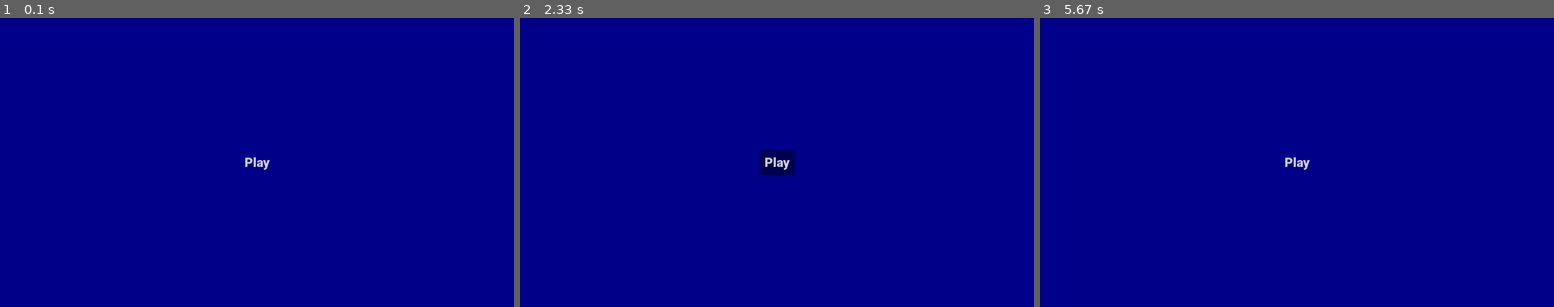
Above: before the commit, frames 1-3 (left to right).
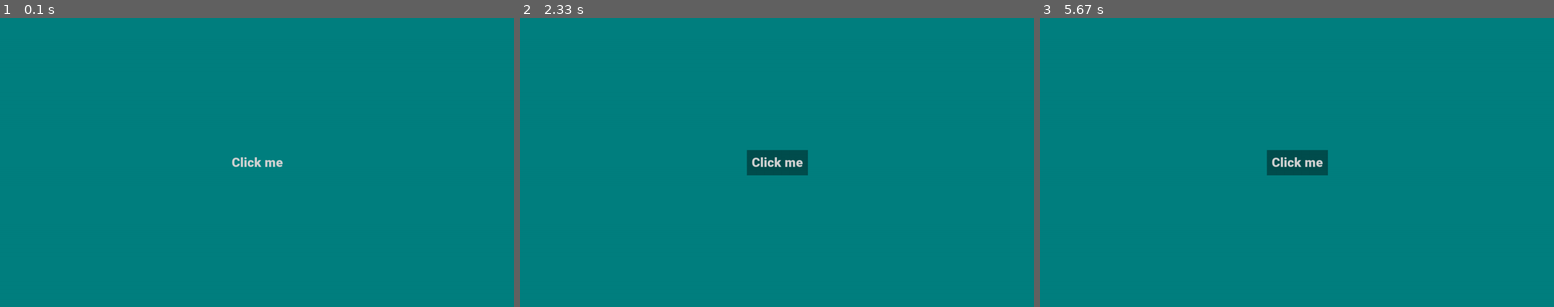
Above: after the commit, the same moments.

Repository: PraneethJain/PyGame-GUI
Game: pygame game, started from src/main.py
Same seed, same stepped clock (60 frames per second), same inputs: the game is played once before the commit and once after it.
Inputs (mouse positions are in pixels of both pictures, inside the frame that each line leads up to):
- Up to frame 1 (0.1 s): no input
- Up to frame 2 (2.33 s): click (777, 162) at 0.38 s; click (777, 182) at 0.72 s; click (777, 162) at 2.05 s, where only the run after the commit has a clickable "Click me"
- Up to frame 3 (5.67 s): click (1271, 237) at 2.38 s; click (1297, 162) at 3.22 s, where only the run after the commit has a clickable "Click me"; click (1430, 136) at 3.55 s; click (1317, 150) at 5.38 s

The runs differ from the first frame. In frame 1, 100% of the frame differs, in the area x 0-100%, y 0-100%; in frame 2, 100%; in frame 3, 100%.

Commit message:
Update project structure

Diff:
--- a/src/main.py
+++ b/src/main.py
@@ -1,17 +1,30 @@
 import sys
-from button import *
+from settings import *
+from button import Button
 
 
-def handle_events(events: list) -> None:
-    for event in events:
-        if event.type == pg.QUIT:
-            pg.quit()
-            sys.exit()
+class Window:
+    def __init__(self):
+        self.button = Button("Click me")
 
-button = Button("Play")
-while True:
-    handle_events(pg.event.get())
+    def run(self):
+        while True:
+            screen.fill((0, 128, 128))
+            self.handle_events(pg.event.get())
+            self.button.update()
+            pg.display.update()
 
-    screen.fill("darkblue")
-    button.update()
-    pg.display.flip()
+    def handle_events(self, events):
+        for event in events:
+            if event.type == pg.QUIT:
+                pg.quit()
+                sys.exit()
+
+
+def main():
+    window = Window()
+    window.run()
+
+
+if __name__ == "__main__":
+    main()
--- a/src/settings.py
+++ b/src/settings.py
@@ -1,7 +1,8 @@
 import pygame as pg
 
+pg.init()
+pg.display.set_caption("GUI Testing")
 
-pg.init()
 WIDTH = 1280
 HEIGHT = 720
 screen = pg.display.set_mode((WIDTH, HEIGHT))
